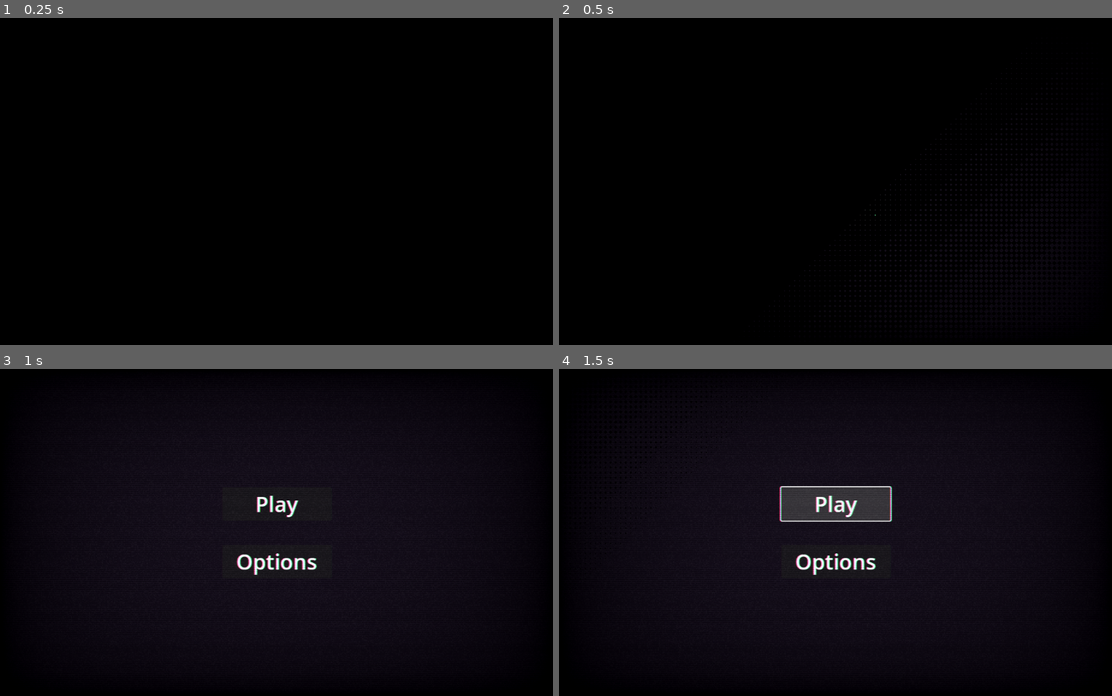
Above: before the commit, frames 1-4 (two rows, left to right).
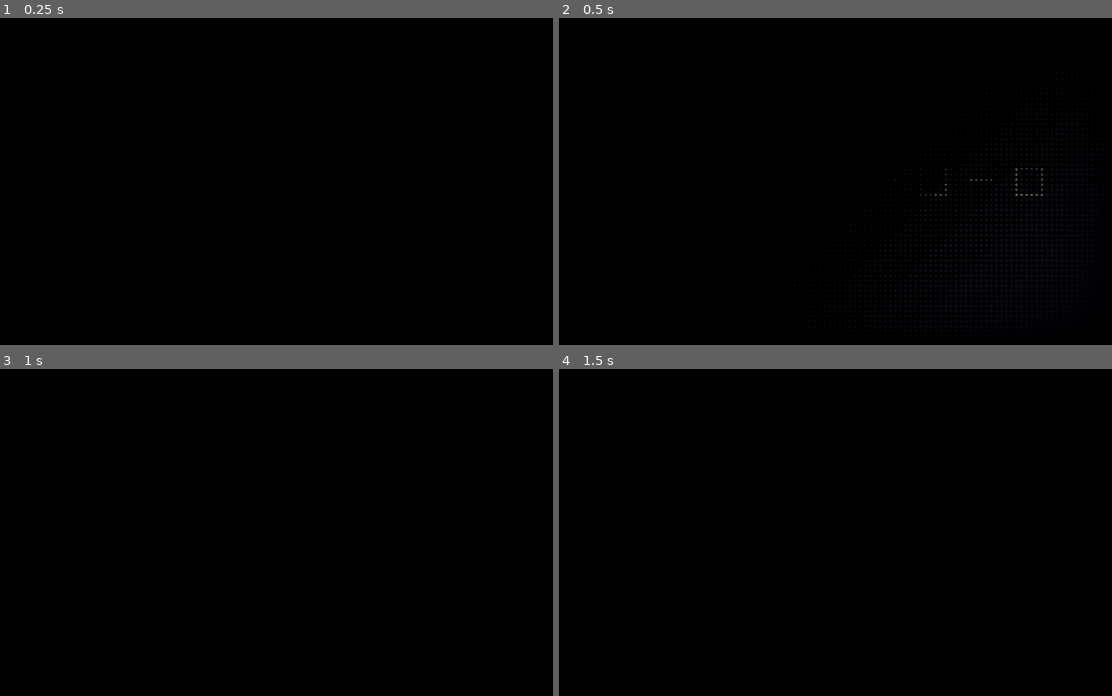
Above: after the commit, the same moments.

Repository: Boyquotes/LastOne
Game: Godot game, scene res://screens/Menu/Screens.tscn
Two runs of this game, one before a commit and one after it. Both use one fixed random seed, a clock stepped at 60 frames per second and the inputs below.
Inputs (mouse positions are in pixels of both pictures, inside the frame that each line leads up to):
- Up to frame 1 (0.25 s): no input
- Up to frame 2 (0.5 s): no input
- Up to frame 3 (1 s): click (11, 375) at 0.5 s, where only the run after the commit has a clickable "Back"
- Up to frame 4 (1.5 s): click (835, 503) at 1.25 s, where only the run before the commit has a clickable "Play"

Frame 1 is identical in both runs. In frame 2, less than 0.1% of the frame differs, in the area x 57-88%, y 45-61%; in frame 3, 19%; in frame 4, 20%, in the area x 12-89%, y 11-89%.

Commit message:
Adding screens flow, starting connecting certain screens to the game state

Diff:
--- /dev/null
+++ b/ThemePreview.tscn
@@ -0,0 +1,11 @@
+[gd_scene format=3 uid="uid://dmb5qaumlrqnt"]
+
+[node name="ThemePreview" type="Control"]
+layout_mode = 3
+anchors_preset = 0
+
+[node name="Label" type="Label" parent="."]
+layout_mode = 0
+offset_right = 40.0
+offset_bottom = 23.0
+text = "Label"
--- a/components/ActivateComponent.gd
+++ b/components/ActivateComponent.gd
@@ -3,7 +3,7 @@
 
 @export var initial_color: Color
 @export var active_color: Color
-@export var sprite: Sprite2D
+@export var sprite: CanvasItem
 
 func _ready():
     sprite.modulate = initial_color
--- a/gameObjects/other/GameState.gd
+++ b/gameObjects/other/GameState.gd
@@ -1,16 +1,21 @@
+# autoloaded as GameState
+
 extends Node2D
 
-@export var current_level := 0
-@export var unlocked_levels := 1
+@export var currently_selected_level := 0
+@export var currently_selected_world := 0
+@export var unlocked_level := 1
 
 func serialize():
     var serialized = {
-        "current_level": current_level,
-        "unlocked_levels": unlocked_levels
+        "currently_selected_level": currently_selected_level,
+        "currently_selected_world": currently_selected_world,
+        "unlocked_level": unlocked_level
     }
 
     return serialized
 
 func deserialize(data: Dictionary):
-    current_level = data.get("current_level", 0)
-    unlocked_levels = data.get("unlocked_levels", 1)
+    currently_selected_level = data.get("currently_selected_level", 0)
+    currently_selected_world = data.get("currently_selected_world", 0)
+    unlocked_level = data.get("unlocked_level", 1)
--- a/gameObjects/other/LevelPath.gd
+++ b/gameObjects/other/LevelPath.gd
@@ -2,11 +2,22 @@
 extends Node2D
 
 @export var is_horizontal = false
+@export var level_index: int = 10000
+
+@onready var activateComponent: ActivateComponent = $ActivateComponent
 
 func _ready():
-    pass # Replace with function body.
+    activateComponent.deactivate()
+
+    var unlocked_level = GameState.unlocked_level
+    if unlocked_level >= level_index:
+        activateComponent.activate()
 
 func _process(delta):
+    if Engine.is_editor_hint():
+        self.update_editor_look()
+
+func update_editor_look():
     if (is_horizontal):
         self.rotation_degrees = 90
     else:
--- a/gameObjects/other/LevelPath.tscn
+++ b/gameObjects/other/LevelPath.tscn
@@ -10,6 +10,7 @@
 
 [node name="LevelPath" type="Node2D"]
 script = ExtResource("1_sq6vn")
+level_index = null
 
 [node name="ActivateComponent" type="Node2D" parent="." node_paths=PackedStringArray("sprite")]
 script = ExtResource("2_sbc04")
--- a/gameObjects/other/LevelSelector.gd
+++ b/gameObjects/other/LevelSelector.gd
@@ -1,12 +1,18 @@
 extends Node2D
 
 @export var level_to_load: PackedScene
+@export var level_index: int = 10000
 
+@onready var activateComponent: ActivateComponent = $ActivateComponent
 
 signal selected
 
 func _ready():
-    pass # Replace with function body.
+    activateComponent.deactivate()
+
+    var unlocked_level = GameState.unlocked_level
+    if unlocked_level >= level_index:
+        activateComponent.activate()
 
 func _on_texture_button_pressed():
     emit_signal("selected", level_to_load)
--- a/gameObjects/other/LevelSelector.tscn
+++ b/gameObjects/other/LevelSelector.tscn
@@ -1,7 +1,8 @@
-[gd_scene load_steps=4 format=3 uid="uid://dvk2fqgwvgd73"]
+[gd_scene load_steps=5 format=3 uid="uid://dvk2fqgwvgd73"]
 
 [ext_resource type="Script" path="res://gameObjects/other/LevelSelector.gd" id="1_wy0p0"]
 [ext_resource type="Texture2D" uid="uid://dyk5husexnfnh" path="res://assets/sprites/Sprite-0002.png" id="2_c1242"]
+[ext_resource type="Script" path="res://components/ActivateComponent.gd" id="3_tgbwc"]
 
 [sub_resource type="AtlasTexture" id="AtlasTexture_qbj2f"]
 atlas = ExtResource("2_c1242")
@@ -16,4 +17,10 @@
 offset_bottom = 16.0
 texture_normal = SubResource("AtlasTexture_qbj2f")
 
+[node name="ActivateComponent" type="Node2D" parent="." node_paths=PackedStringArray("sprite")]
+script = ExtResource("3_tgbwc")
+initial_color = Color(0.305882, 0.290196, 0.305882, 1)
+active_color = Color(0.34902, 0.913725, 0.945098, 1)
+sprite = NodePath("../TextureButton")
+
 [connection signal="pressed" from="TextureButton" to="." method="_on_texture_button_pressed"]
--- a/gameObjects/other/MapState.gd
+++ b/gameObjects/other/MapState.gd
@@ -4,10 +4,10 @@
 var state: Dictionary = {};
 
 func save_entity_position(entity: Node2D):
-	var id = entity.get_instance_id()
-	var position = entity.position / constants.TILE_SIZE
+    var id = entity.get_instance_id()
+    var position = entity.position / constants.TILE_SIZE
 
-	state[str(id)] = position
+    state[str(id)] = position
 
 func build() -> Dictionary:
-	return state
+    return state
--- /dev/null
+++ b/gameObjects/other/Popup.tscn
@@ -0,0 +1,76 @@
+[gd_scene load_steps=2 format=3 uid="uid://buovd6v0n718a"]
+
+[ext_resource type="Theme" uid="uid://r15hkq2ck3dj" path="res://gameObjects/other/theme.tres" id="1_m4xfb"]
+
+[node name="Popup" type="CenterContainer"]
+texture_filter = 1
+anchors_preset = 15
+anchor_right = 1.0
+anchor_bottom = 1.0
+grow_horizontal = 2
+grow_vertical = 2
+theme = ExtResource("1_m4xfb")
+
+[node name="MarginContainer" type="MarginContainer" parent="."]
+visible = false
+layout_mode = 2
+size_flags_horizontal = 0
+size_flags_vertical = 0
+
+[node name="Button" type="Button" parent="MarginContainer"]
+layout_mode = 2
+text = "X"
+
+[node name="Container" type="Control" parent="."]
+layout_mode = 2
+
+[node name="MarginContainer2" type="MarginContainer" parent="Container"]
+layout_mode = 1
+anchors_preset = 8
+anchor_left = 0.5
+anchor_top = 0.5
+anchor_right = 0.5
+anchor_bottom = 0.5
+offset_left = -195.5
+offset_top = -107.5
+offset_right = 195.5
+offset_bottom = 107.5
+grow_horizontal = 2
+grow_vertical = 2
+theme_override_constants/margin_left = 42
+theme_override_constants/margin_top = 42
+theme_override_constants/margin_right = 42
+theme_override_constants/margin_bottom = 42
+
+[node name="CenterContainer" type="CenterContainer" parent="Container/MarginContainer2"]
+layout_mode = 2
+size_flags_horizontal = 4
+size_flags_vertical = 4
+
+[node name="VBoxContainer" type="VBoxContainer" parent="Container/MarginContainer2/CenterContainer"]
+layout_mode = 2
+theme_override_constants/separation = 42
+
+[node name="MarginContainer" type="MarginContainer" parent="Container/MarginContainer2/CenterContainer/VBoxContainer"]
+layout_mode = 2
+
+[node name="Label" type="Label" parent="Container/MarginContainer2/CenterContainer/VBoxContainer/MarginContainer"]
+layout_mode = 2
+text = "Are you sure?"
+horizontal_alignment = 1
+
+[node name="MarginContainer2" type="MarginContainer" parent="Container/MarginContainer2/CenterContainer/VBoxContainer"]
+layout_mode = 2
+
+[node name="HBoxContainer" type="HBoxContainer" parent="Container/MarginContainer2/CenterContainer/VBoxContainer/MarginContainer2"]
+layout_mode = 2
+theme_override_constants/separation = 36
+alignment = 1
+
+[node name="Button" type="Button" parent="Container/MarginContainer2/CenterContainer/VBoxContainer/MarginContainer2/HBoxContainer"]
+layout_mode = 2
+text = "OK"
+
+[node name="Button2" type="Button" parent="Container/MarginContainer2/CenterContainer/VBoxContainer/MarginContainer2/HBoxContainer"]
+layout_mode = 2
+text = "Cancel"
--- /dev/null
+++ b/gameObjects/other/theme.tres
@@ -0,0 +1,22 @@
+[gd_resource type="Theme" load_steps=4 format=3 uid="uid://r15hkq2ck3dj"]
+
+[ext_resource type="FontFile" uid="uid://c45jflungici8" path="res://assets/fonts/upheavtt.ttf" id="1_1tuuq"]
+
+[sub_resource type="StyleBoxTexture" id="StyleBoxTexture_46ts5"]
+
+[sub_resource type="StyleBoxEmpty" id="StyleBoxEmpty_41h4k"]
+
+[resource]
+default_font = ExtResource("1_1tuuq")
+default_font_size = 42
+Button/styles/normal = SubResource("StyleBoxTexture_46ts5")
+Label/colors/font_color = Color(1, 1, 1, 1)
+Label/colors/font_outline_color = Color(1, 1, 1, 1)
+Label/colors/font_shadow_color = Color(0, 0, 0, 0)
+Label/constants/line_spacing = 3
+Label/constants/outline_size = 0
+Label/constants/shadow_offset_x = 1
+Label/constants/shadow_offset_y = 1
+Label/constants/shadow_outline_size = 1
+Label/font_sizes/font_size = 42
+Label/styles/normal = SubResource("StyleBoxEmpty_41h4k")
--- /dev/null
+++ b/gameObjects/ui/Button.gd
@@ -0,0 +1,14 @@
+extends MarginContainer
+class_name UIButton
+
+@export var label = "Label"
+
+@onready var LabelContainer: Label = $CenterContainer/MarginContainer/Label
+
+func _ready():
+    pass
+
+func _process(_delta: float):
+    pass
+    # print(LabelContainer)
+    # LabelContainer.text = label
--- /dev/null
+++ b/gameObjects/ui/Button.tscn
@@ -0,0 +1,35 @@
+[gd_scene load_steps=5 format=3 uid="uid://2df23vf0swd3"]
+
+[ext_resource type="Script" path="res://gameObjects/ui/Button.gd" id="1_0b573"]
+[ext_resource type="Texture2D" uid="uid://brpo7as2j2vnu" path="res://assets/Sprite-0002.png" id="1_o0pla"]
+[ext_resource type="Theme" uid="uid://r15hkq2ck3dj" path="res://gameObjects/other/theme.tres" id="2_vvmn7"]
+
+[sub_resource type="AtlasTexture" id="AtlasTexture_lfpg8"]
+atlas = ExtResource("1_o0pla")
+region = Rect2(65, 33, 14, 14)
+
+[node name="Control" type="MarginContainer"]
+offset_right = 168.0
+offset_bottom = 42.0
+script = ExtResource("1_0b573")
+
+[node name="Button" type="NinePatchRect" parent="."]
+texture_filter = 1
+layout_mode = 2
+texture = SubResource("AtlasTexture_lfpg8")
+draw_center = false
+patch_margin_left = 12
+patch_margin_top = 12
+patch_margin_right = 12
+patch_margin_bottom = 12
+
+[node name="CenterContainer" type="CenterContainer" parent="."]
+layout_mode = 2
+
+[node name="MarginContainer" type="MarginContainer" parent="CenterContainer"]
+layout_mode = 2
+
+[node name="Label" type="Label" parent="CenterContainer/MarginContainer"]
+layout_mode = 2
+theme = ExtResource("2_vvmn7")
+text = "Label"
--- a/levels/World0/Levels.tscn
+++ b/levels/World0/Levels.tscn
@@ -9,9 +9,11 @@
 [node name="LevelSelector" parent="." instance=ExtResource("1_tbprq")]
 position = Vector2(-104, -8)
 level_to_load = ExtResource("2_uwgkh")
+level_index = 0
 
 [node name="LevelSelector2" parent="." instance=ExtResource("1_tbprq")]
 position = Vector2(-56, -8)
+level_index = 1
 
 [node name="LevelSelector3" parent="." instance=ExtResource("1_tbprq")]
 position = Vector2(-8, -8)
@@ -26,18 +28,22 @@
 position = Vector2(72, 0)
 rotation = 1.5708
 is_horizontal = true
+level_index = 10000
 
 [node name="LevelPath3" parent="." instance=ExtResource("3_gl0jc")]
-position = Vector2(24, 4.19629e-06)
+position = Vector2(24, 0)
 rotation = 1.5708
 is_horizontal = true
+level_index = 10000
 
 [node name="LevelPath2" parent="." instance=ExtResource("3_gl0jc")]
-position = Vector2(-24, 2.09815e-06)
-rotation = 1.5708
-is_horizontal = true
-
-[node name="LevelPath" parent="." instance=ExtResource("3_gl0jc")]
 position = Vector2(-72, 0)
 rotation = 1.5708
 is_horizontal = true
+level_index = 1
+
+[node name="LevelPath" parent="." instance=ExtResource("3_gl0jc")]
+position = Vector2(-24, 0)
+rotation = 1.5708
+is_horizontal = true
+level_index = 10000
--- a/screens/Menu/MainMenu.gd
+++ b/screens/Menu/MainMenu.gd
@@ -10,6 +10,8 @@
 
 
 func _on_play_pressed():
+    # TODO - connect with save state - that depends on the fact if the last was world or level scene.
+    # Different behaviour when plyer will first time do this
     screenChangerComponent.change_scene(world_screen)
 
 func _on_options_pressed():
--- a/screens/Menu/Screens.gd
+++ b/screens/Menu/Screens.gd
@@ -1,6 +1,6 @@
 extends Node2D
 
-var initial_scene = preload("res:///screens/Menu/MainMenu.tscn")
+var initial_scene = preload("res:///screens/World.tscn")
 var current_scene: Node = null
 
 @onready var ScreenTransition = $CanvasLayer/AspectRatioContainer/ScreenTransition
--- a/screens/Menu/Screens.tscn
+++ b/screens/Menu/Screens.tscn
@@ -1,7 +1,8 @@
-[gd_scene load_steps=6 format=3 uid="uid://ci1m7f1yt15u3"]
+[gd_scene load_steps=7 format=3 uid="uid://ci1m7f1yt15u3"]
 
 [ext_resource type="Shader" path="res://assets/shaders/Crt.gdshader" id="1_b6rf7"]
 [ext_resource type="Script" path="res://screens/Menu/Screens.gd" id="1_cr7bf"]
+[ext_resource type="Script" path="res://gameObjects/ui/Button.gd" id="2_kdwa0"]
 [ext_resource type="Shader" path="res://assets/shaders/Transition.gdshader" id="3_fxwcu"]
 
 [sub_resource type="ShaderMaterial" id="ShaderMaterial_wfdyn"]
@@ -36,6 +37,12 @@
 [node name="Screens" type="Node2D"]
 script = ExtResource("1_cr7bf")
 
+[node name="UIButton" type="MarginContainer" parent="."]
+offset_right = 40.0
+offset_bottom = 40.0
+script = ExtResource("2_kdwa0")
+label = "Labelsasdasd"
+
 [node name="ScreenContainer" type="Node" parent="."]
 
 [node name="CanvasLayer" type="CanvasLayer" parent="."]
--- /dev/null
+++ b/screens/Menu/SplashScreen.gd
@@ -0,0 +1,12 @@
+extends Node2D
+
+@onready var screenChangerComponent: ScreenChangerComponent = $ScreenChangerComponent
+
+var main_menu_screen = preload("res://screens/Menu/MainMenu.tscn")
+
+const SPLASH_SCREEN_TIME = 3
+
+# Called every frame. 'delta' is the elapsed time since the previous frame.
+func _process(delta):
+    await get_tree().create_timer(SPLASH_SCREEN_TIME).timeout
+    screenChangerComponent.change_scene(main_menu_screen)
--- /dev/null
+++ b/screens/Menu/SplashScreen.tscn
@@ -0,0 +1,31 @@
+[gd_scene load_steps=4 format=3 uid="uid://fn4sg002s5xv"]
+
+[ext_resource type="Script" path="res://screens/Menu/SplashScreen.gd" id="1_7rqdm"]
+[ext_resource type="Script" path="res://components/UI/ScreenChangerComponent.gd" id="1_p3iru"]
+[ext_resource type="Theme" uid="uid://r15hkq2ck3dj" path="res://gameObjects/other/theme.tres" id="3_tgyfw"]
+
+[node name="SplashScreen" type="Node2D"]
+script = ExtResource("1_7rqdm")
+
+[node name="ScreenChangerComponent" type="Node2D" parent="."]
+script = ExtResource("1_p3iru")
+
+[node name="CanvasLayer" type="CanvasLayer" parent="."]
+
+[node name="CenterContainer" type="CenterContainer" parent="CanvasLayer"]
+anchors_preset = 8
+anchor_left = 0.5
+anchor_top = 0.5
+anchor_right = 0.5
+anchor_bottom = 0.5
+offset_left = -53.0
+offset_top = -20.0
+offset_right = 53.0
+offset_bottom = 20.0
+grow_horizontal = 2
+grow_vertical = 2
+
+[node name="Label" type="Label" parent="CanvasLayer/CenterContainer"]
+layout_mode = 2
+theme = ExtResource("3_tgyfw")
+text = "Splash screen"
--- a/screens/World.gd
+++ b/screens/World.gd
@@ -1,12 +1,14 @@
 extends Node2D
 
 @onready var ScreenTransition = $CanvasLayer/AspectRatioContainer/ScreenTransition
+@onready var screenChangerComponent: ScreenChangerComponent = $ScreenChangerComponent
 
 var play_scene = preload("res://screens/Play.tscn")
+var world_selector_scene = preload("res://screens/WorldSelector.tscn")
+
 var world_0_levels_node = preload("res://levels/World0/Levels.tscn")
 
 func _ready():
-    $CanvasLayer.visible = true
     SaveManager.load_game()
 
     var world_0_levels = world_0_levels_node.instantiate()
@@ -21,11 +23,10 @@
     var play_scene_instantion = play_scene.instantiate()
     play_scene_instantion.set_initial_level(level)
 
-    var unload_tween = get_tree().create_tween()
-    unload_tween.set_ease(Tween.EASE_IN_OUT)
-    unload_tween.tween_property(ScreenTransition.material, "shader_parameter/circle_size", 1, 1)
-    await unload_tween.finished
-
     queue_free()
 
     get_node("/root").add_child(play_scene_instantion)
+
+
+func _on_button_pressed():
+    screenChangerComponent.change_scene(world_selector_scene)
--- a/screens/World.tscn
+++ b/screens/World.tscn
@@ -1,39 +1,7 @@
-[gd_scene load_steps=8 format=3 uid="uid://0poc2sufh4im"]
+[gd_scene load_steps=3 format=3 uid="uid://0poc2sufh4im"]
 
 [ext_resource type="Script" path="res://screens/World.gd" id="1_sxg1j"]
-[ext_resource type="Shader" path="res://assets/shaders/Crt.gdshader" id="2_3n44l"]
 [ext_resource type="Script" path="res://components/UI/ScreenChangerComponent.gd" id="2_mh15n"]
-[ext_resource type="FontFile" uid="uid://c45jflungici8" path="res://assets/fonts/upheavtt.ttf" id="3_d0ttx"]
-[ext_resource type="Shader" path="res://assets/shaders/Transition.gdshader" id="4_ywbu6"]
-
-[sub_resource type="ShaderMaterial" id="ShaderMaterial_v44qi"]
-shader = ExtResource("2_3n44l")
-shader_parameter/overlay = false
-shader_parameter/scanlines_opacity = 0.196
-shader_parameter/scanlines_width = 0.25
-shader_parameter/grille_opacity = 0.0
-shader_parameter/resolution = Vector2(640, 480)
-shader_parameter/pixelate = false
-shader_parameter/roll = true
-shader_parameter/roll_speed = 8.0
-shader_parameter/roll_size = 15.0
-shader_parameter/roll_variation = 0.1
-shader_parameter/distort_intensity = 0.0
-shader_parameter/noise_opacity = 0.0
-shader_parameter/noise_speed = 5.0
-shader_parameter/static_noise_intensity = 0.03
-shader_parameter/aberration = 0.01
-shader_parameter/brightness = 1.4
-shader_parameter/discolor = true
-shader_parameter/warp_amount = 0.0
-shader_parameter/clip_warp = false
-shader_parameter/vignette_intensity = 0.3
-shader_parameter/vignette_opacity = 1.0
-
-[sub_resource type="ShaderMaterial" id="ShaderMaterial_nt0xg"]
-shader = ExtResource("4_ywbu6")
-shader_parameter/diamondPixelSize = 10.0
-shader_parameter/circle_size = 0.0
 
 [node name="World" type="Node2D"]
 script = ExtResource("1_sxg1j")
@@ -45,58 +13,10 @@
 zoom = Vector2(4, 4)
 
 [node name="CanvasLayer" type="CanvasLayer" parent="."]
-visible = false
 
-[node name="CrtLayer" type="ColorRect" parent="CanvasLayer"]
-material = SubResource("ShaderMaterial_v44qi")
-anchors_preset = 15
-anchor_right = 1.0
-anchor_bottom = 1.0
-grow_horizontal = 2
-grow_vertical = 2
-mouse_filter = 2
-metadata/_edit_lock_ = true
+[node name="Button" type="Button" parent="CanvasLayer"]
+offset_right = 45.0
+offset_bottom = 31.0
+text = "Back"
 
-[node name="Container" type="Control" parent="CanvasLayer"]
-layout_mode = 3
-anchors_preset = 0
-offset_right = 40.0
-offset_bottom = 40.0
-size_flags_vertical = 8
-
-[node name="MarginContainer2" type="MarginContainer" parent="CanvasLayer/Container"]
-layout_mode = 2
-anchor_left = 0.5
-anchor_top = 1.0
-anchor_right = 0.5
-anchor_bottom = 1.0
-offset_left = 483.5
-offset_top = 567.0
-offset_right = 578.5
-offset_bottom = 607.0
-grow_horizontal = 2
-grow_vertical = 0
-theme_override_constants/margin_bottom = 24
-
-[node name="Label" type="Label" parent="CanvasLayer/Container/MarginContainer2"]
-layout_mode = 2
-theme_override_colors/font_color = Color(1, 1, 1, 1)
-theme_override_fonts/font = ExtResource("3_d0ttx")
-theme_override_font_sizes/font_size = 32
-text = "Tutorial Island"
-
-[node name="AspectRatioContainer" type="AspectRatioContainer" parent="CanvasLayer"]
-anchors_preset = 15
-anchor_right = 1.0
-anchor_bottom = 1.0
-grow_horizontal = 2
-grow_vertical = 2
-mouse_filter = 2
-stretch_mode = 0
-metadata/_edit_lock_ = true
-
-[node name="ScreenTransition" type="ColorRect" parent="CanvasLayer/AspectRatioContainer"]
-material = SubResource("ShaderMaterial_nt0xg")
-layout_mode = 2
-mouse_filter = 2
-color = Color(0, 0, 0, 1)
+[connection signal="pressed" from="CanvasLayer/Button" to="." method="_on_button_pressed"]
--- /dev/null
+++ b/screens/WorldSelector.gd
@@ -0,0 +1,13 @@
+extends Node2D
+
+@onready var screenChangerComponent: ScreenChangerComponent = $ScreenChangerComponent
+
+var menu_scene = preload("res://screens/Menu/MainMenu.tscn")
+var world_scene = preload("res://screens/World.tscn")
+
+func _on_button_pressed():
+    # select world in the save state system
+    screenChangerComponent.change_scene(world_scene)
+
+func _on_button_2_pressed():
+    screenChangerComponent.change_scene(menu_scene)
--- /dev/null
+++ b/screens/WorldSelector.tscn
@@ -0,0 +1,26 @@
+[gd_scene load_steps=3 format=3 uid="uid://fq1ym2r3q5oi"]
+
+[ext_resource type="Script" path="res://screens/WorldSelector.gd" id="1_tk5w6"]
+[ext_resource type="Script" path="res://components/UI/ScreenChangerComponent.gd" id="2_wy0yq"]
+
+[node name="WorldSelector" type="Node2D"]
+script = ExtResource("1_tk5w6")
+
+[node name="ScreenChangerComponent" type="Node2D" parent="."]
+script = ExtResource("2_wy0yq")
+
+[node name="CanvasLayer" type="CanvasLayer" parent="."]
+
+[node name="Button2" type="Button" parent="CanvasLayer"]
+offset_right = 68.0
+offset_bottom = 31.0
+text = "Back"
+
+[node name="Button" type="Button" parent="CanvasLayer"]
+offset_top = 40.0
+offset_right = 68.0
+offset_bottom = 71.0
+text = "World 0"
+
+[connection signal="pressed" from="CanvasLayer/Button2" to="." method="_on_button_2_pressed"]
+[connection signal="pressed" from="CanvasLayer/Button" to="." method="_on_button_pressed"]
--- a/scripts/save_manager.gd
+++ b/scripts/save_manager.gd
@@ -1,3 +1,4 @@
+# autoloaded as SaveManager
 extends Node
 
 # TODO: add versioning to prevent double saving
--- a/types.gd
+++ b/types.gd
@@ -2,19 +2,19 @@
 class_name types
 
 enum ROBOT_TYPE {
-	horizontal,
-	vertical,
-	battery,
-	crate,
+    horizontal,
+    vertical,
+    battery,
+    crate,
 }
 
 enum Direction {
-	up,
-	down,
-	left,
-	right,
+    up,
+    down,
+    left,
+    right,
 }
 
 enum MAP_ELEMENT_TYPE {
-	exit
+    exit
 }
Binary file changed: assets/Sprite-0002.aseprite
Binary file changed: assets/sprites/Sprite-0002.png
Not shown: 1 places in screens/Menu/MainMenu.tscn that only renumber resources
